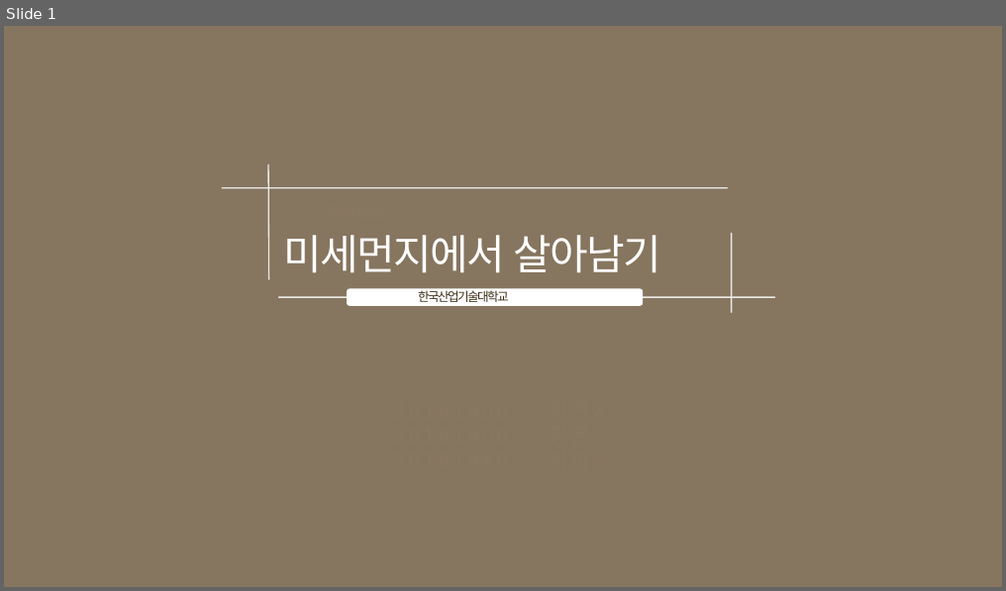
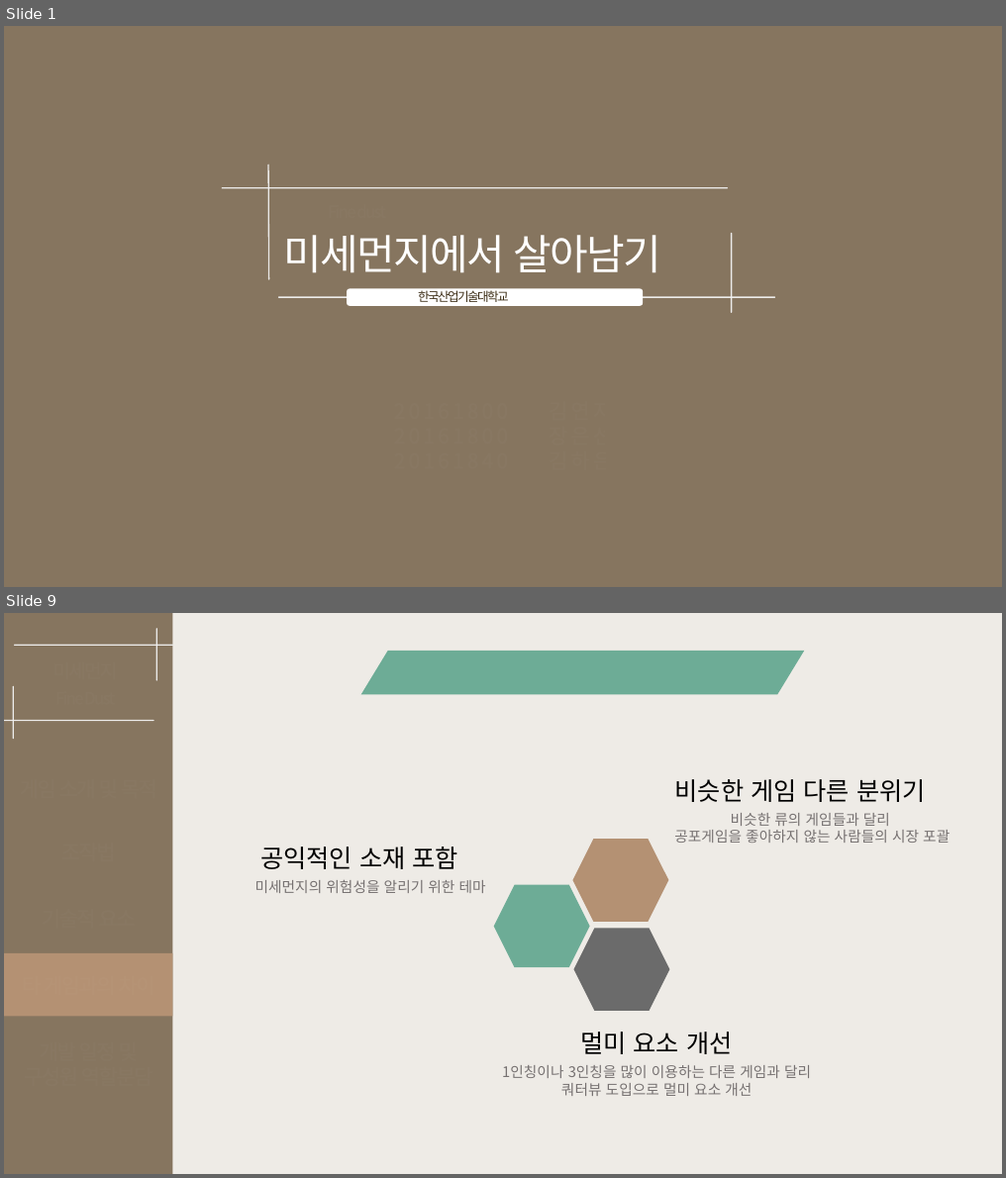
Before and after one commit to goldsun119/Graduation-Project, a slide deck: Document/1206 기획발표자료_03.pptx. Shown one above the other, each under a label of ours: slide 1 before the commit, slides 1 and 9 after it; the slides between them are not shown. The pictures are 1006x591 and 1006x1178 pixels, drawn with LibreOffice and Linux fonts; fonts in the diff are those of the drawing. Boxes give left, top, right and bottom in pixels: in the first picture for what was removed or moved away, otherwise in the second. Text is boxed around its words. In the diff, an @@ line names an element or a change of style, - is before the commit and + after.

```diff
--- a/Document/1206 기획발표자료_03.pptx
+++ b/Document/1206 기획발표자료_03.pptx
@@ slide 9 added at (4, 613, 1002, 1174), background #EEEBE6 @@
@@ rectangle added at (4, 613, 172, 1174), fill #86755F @@
@@ line added from (156, 629) to (156, 680), #F2F2F2 1.25 pt @@
@@ line added from (172, 646) to (15, 646), #F2F2F2 1.25 pt @@
@@ text added at (157, 659, 1002, 695), 24 pt, text #FFFFFF, bold @@
+타게임과의 차이
@@ parallelogram added at (361, 651, 804, 694), fill #6DAC96 @@
@@ line added from (13, 686) to (13, 738), #F2F2F2 1.25 pt @@
@@ line added from (153, 721) to (4, 721), #F2F2F2 1.25 pt @@
@@ text added at (675, 779, 926, 802), 24 pt, text #000000 @@
+비슷한 게임 다른 분위기
@@ text added at (674, 813, 949, 843), 14 pt, text #767171 @@
+비슷한 류의 게임들과 달리
+공포게임을 좋아하지 않는 사람들의 시장 포괄
@@ text added at (260, 847, 458, 869), 24 pt, text #000000 @@
+공익적인 소재 포함
@@ hexagon added at (573, 839, 668, 922), fill #B49173 @@
@@ text added at (255, 880, 486, 893), 14 pt, text #767171 @@
+미세먼지의 위험성을 알리기 위한 테마
@@ hexagon added at (494, 884, 589, 967), fill #6DAC96 @@
@@ hexagon added at (573, 928, 669, 1011), fill #6B6B6B @@
@@ rectangle added at (4, 954, 172, 1017), fill #B49173 @@
@@ text added at (580, 1032, 732, 1055), 24 pt, text #000000 @@
+멀미 요소 개선
@@ text added at (502, 1065, 811, 1096), 14 pt, text #767171 @@
+1인칭이나 3인칭을 많이 이용하는 다른 게임과 달리
+쿼터뷰 도입으로 멀미 요소 개선
```
Also in this commit, not shown: 6 slides changed, 3 other slides added, 5 slides removed, 2 other files.
